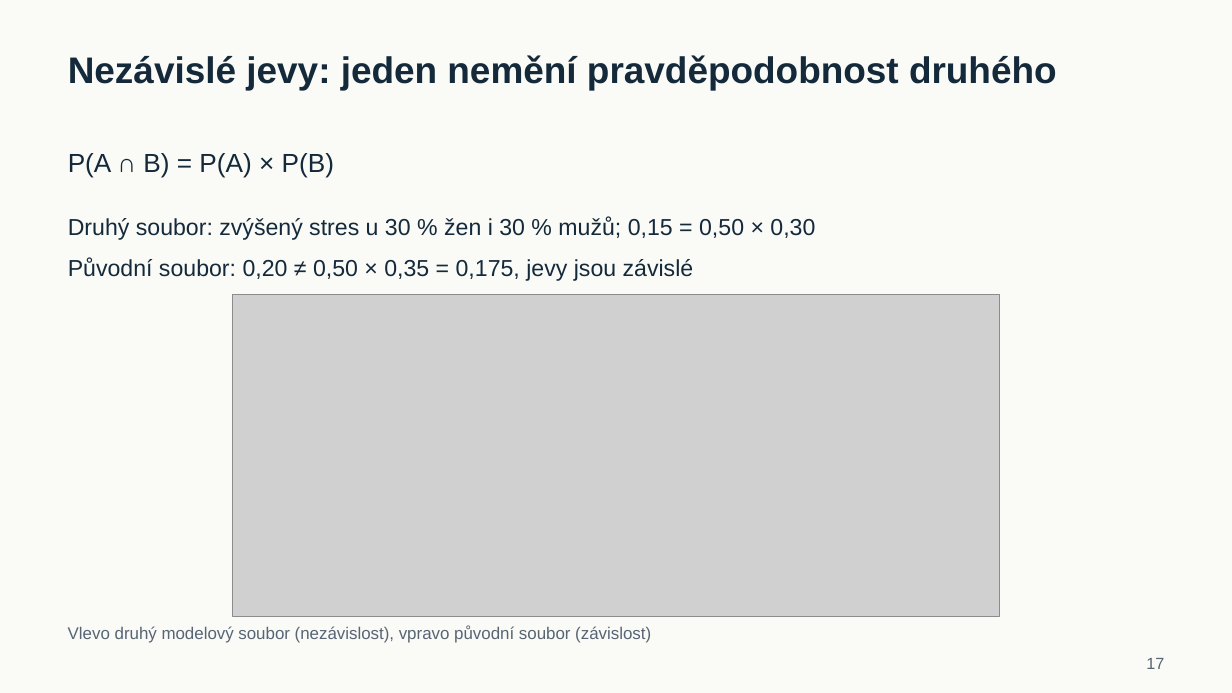
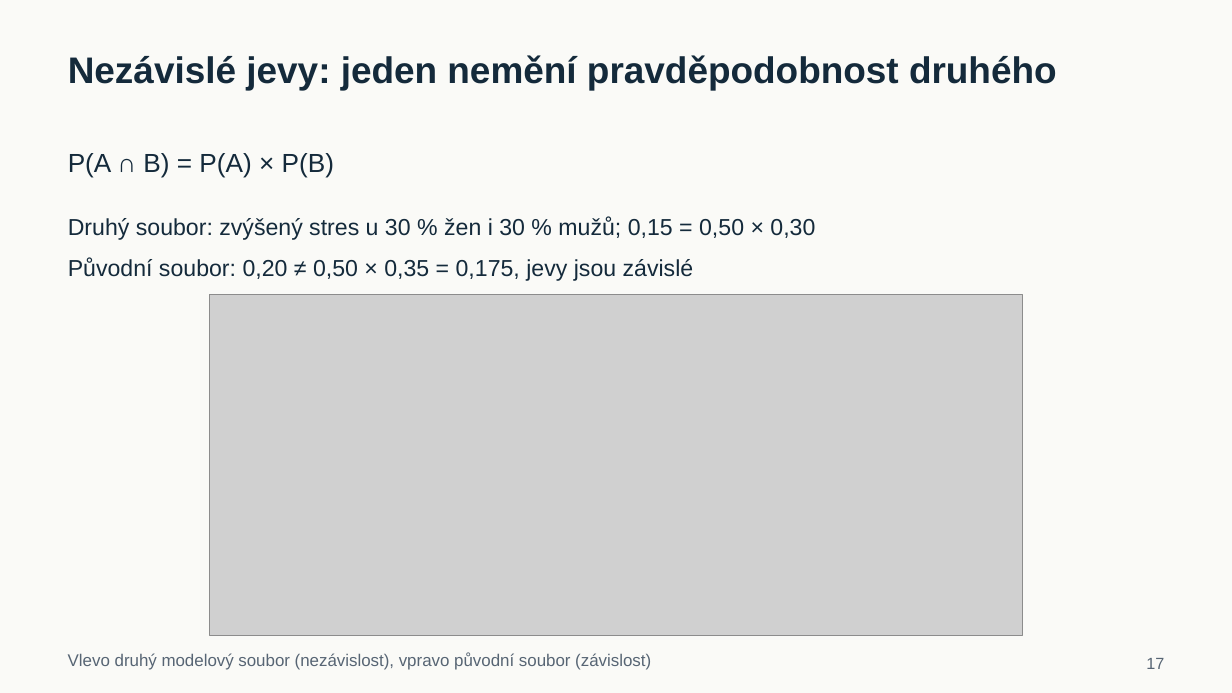
Before and after one commit to reckak/statistics-for-psychology, a slide deck: slide 17 of presentations/kapitola_05_pravdepodobnost.pptx. Drawn at 1232x693 pixels with LibreOffice and Linux fonts; fonts in the diff are those of the drawing; grey boxes stand for pictures. Boxes give left, top, right and bottom in pixels: in the first picture for what was removed or moved away, otherwise in the second. Text is boxed around its words. In the diff, an @@ line names an element or a change of style, - is before the commit and + after.

```diff
--- a/presentations/kapitola_05_pravdepodobnost.pptx
+++ b/presentations/kapitola_05_pravdepodobnost.pptx
@@ picture: place and size @@
-picture at [232, 294, 999, 616]
+picture at [210, 294, 1022, 635]
@@ text "Vlevo druhý modelový soubor (nezávislost), ...": place and size @@
-text "Vlevo druhý modelový soubor (nezávislost), ..." at [68, 625, 651, 643]
+text "Vlevo druhý modelový soubor (nezávislost), ..." at [68, 652, 651, 670]
```
Also in this commit, not shown: 11 other slides changed, 1 other file.
